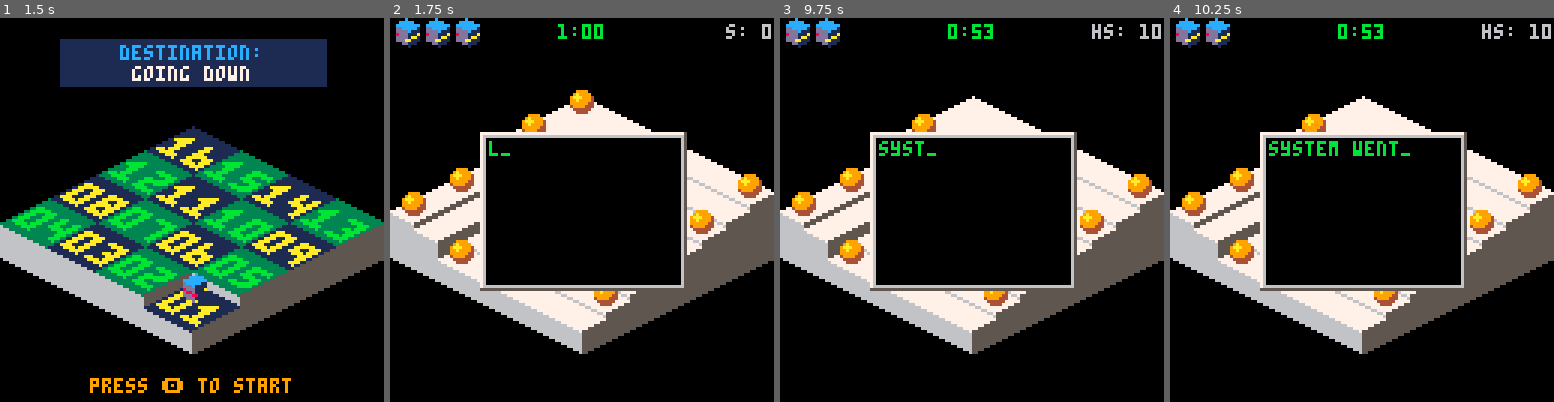
Above: before the commit, frames 1-4 (left to right).
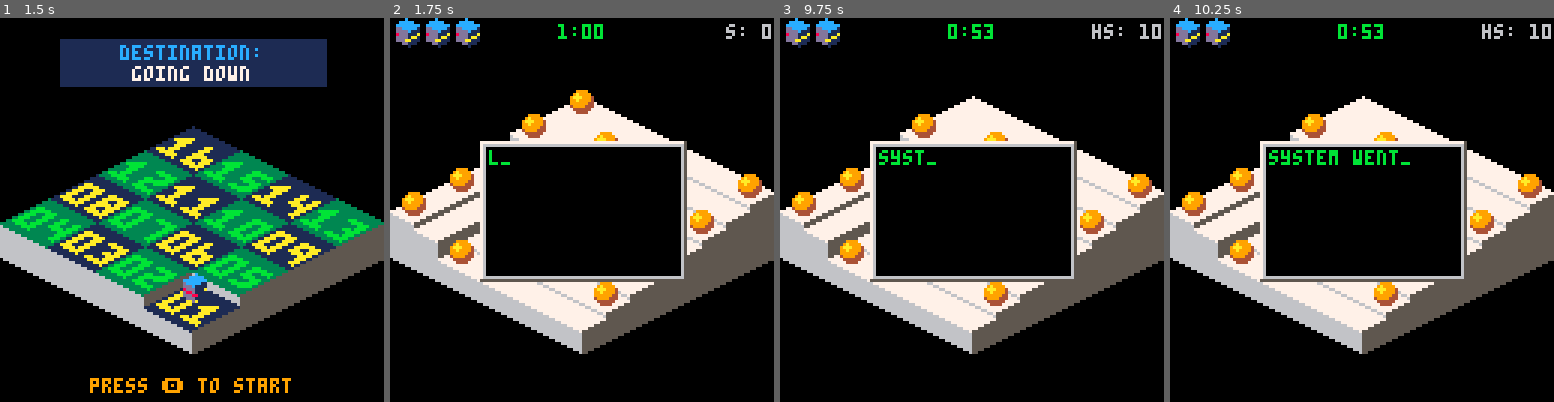
Above: after the commit, the same moments.

Repository: erwinbonsma/BumbleBotsPico8
Game: PICO-8 cartridge rolmops.p8
The game is run twice, just before and just after one commit, with the same random seed, the same clock (stepped at 60 frames per second) and the same inputs.
Inputs:
- Up to frame 1 (1.5 s): tap O (Z key) at 0.7 s
- Up to frame 2 (1.75 s): hold Right from 1.6 s (still down); tap O (Z key) at 1.7 s
- Up to frame 3 (9.75 s): release Right at 2.1 s; tap O (Z key) every 0.4 s from 2.1 to 9.7 s; hold Up 2.15-2.42 s; hold Right 2.47-3.03 s; hold Left 3.08-3.58 s; hold Down 3.63-3.97 s; hold Right 4.02-4.68 s; hold Up 4.73-5.03 s; hold Left 5.08-5.68 s; hold Down 5.73-6.03 s; hold Right 6.08-6.58 s; hold Right 6.63-7.13 s; hold Up 7.18-7.45 s; hold Right 7.5-8.07 s; hold Left 8.12-8.62 s; hold Down 8.67-9 s; hold Right 9.05-9.72 s
- Up to frame 4 (10.25 s): hold Up 9.77-10.07 s; tap O (Z key) at 10.1 s; hold Left from 10.12 s (still down)

Frame 1 is identical in both runs. In frame 2, 3.8% of the frame differs, in the area x 23-78%, y 29-72%; in frame 3, 4.0%; in frame 4, 4.4%.

Commit message:
Various improvements
Renamed level "IC Trouble" to "Enter the Machine". To do so, added auto-line wrapping to message box.
Moved level "Barsaman" one level later (swapping with "Gutter and Stage") as it is quite difficult.
Minor change to door of cottage tile.

Diff:
--- a/rolmops.p8
+++ b/rolmops.p8
@@ -29,11 +29,11 @@
   name="ride the waves",
   packed="map_def={0,0,8,8,1,120},objects={{2,2},{9,2},{2,9},{9,9}},movers={{4,7},{8,3}}"
  },{
+  name="gutter and stage",
+  packed="map_def={8,0,8,8,1,180},objects={{2,2},{9,2},{2,9},{4,4},{8,4},{4,8},{8,8}},movers={{5,9},{5,2},{5,3}}"
+ },{
   name="barsaman",
   packed="map_def={0,8,8,8,1.5,120},objects={{2,2},{6,2},{2,6}},movers={{9,9},{9,2},{2,9}}"
- },{
-  name="gutter and stage",
-  packed="map_def={8,0,8,8,1,180},objects={{2,2},{9,2},{2,9},{4,4},{8,4},{4,8},{8,8}},movers={{5,9},{5,2},{5,3}}"
  },{
   name="telerium",
   packed="map_def={8,8,8,8,1,120},objects={{5,2},{2,5},{7,5},{5,7},{9,5},{5,9},{2,2,1,6,5},{9,2,2,6,6},{2,9,3,5,5},{9,9,4,5,6}},movers={{7,7},{3,3}}"
@@ -59,7 +59,7 @@
   name="boxing day",
   packed="map_def={8,16,6,6,1,-120},objects={{3,2,6},{4,2,6},{7,4,6},{5,7,6},{3,7,6}},movers={{6,3},{2,2,2},{3,4,2},{4,4,2},{6,4,2},{2,7,2},{7,2,2},{7,7,2},{3,5,1},{3,6,1},{5,4,1},{4,7,1},{6,7,1}}"
  },{
-  name="ic trouble",
+  name="enter the machine",
   packed="map_def={16,16,8,8,1,-180},objects={{4,3},{8,4},{7,8},{3,7},{3,3,1,4,5},{8,3,5,6,4},{3,8,3,5,7},{8,8,4,7,6}},movers={{9,9},{2,2},{9,2},{6,2,2},{2,5,2},{9,6,2},{5,9,2}}",
  },{
   name="seasick",
@@ -366,9 +366,26 @@
  local msgs=_msgs
  local cursor_idx=0
  local x0=_x0 or 30
- local y0=_y0 or 38
+ local y0=_y0 or 41
  local x1=_x1 or 98
- local y1=_y1 or 90
+ local y1=_y1 or 87
+ local line_len=(x1-x0-4)/4
+
+ local wrap_pos=function(msg)
+  local p=#msg
+  if p>line_len then
+   --wrap line
+   p=line_len
+   --wrap at space if possible
+   while sub(msg,p,p)!=" " and p>0 do
+    p-=1
+   end
+   if p==0 then
+    p=line_len
+   end
+  end
+  return p
+ end
 
  me.append=function(
   new_msgs
@@ -391,8 +408,13 @@
    cursor_idx/2
   )+1
   for msg in all(msgs) do
-   if rem_chars>0 then
-    local l=min(#msg,rem_chars)
+   if msg=="" then
+    msg=" "
+   end
+   while rem_chars>0 and #msg>0 do
+    local l=min(
+     wrap_pos(msg),rem_chars
+    )
     print(
      sub(msg,1,l),x0+3,y,11
     )
@@ -400,11 +422,13 @@
     if rem_chars==0 then
      cursor_idx+=1
      if (
-      cursor_idx%2 and l<16
+      cursor_idx%2 and l<line_len
      ) then
       print("_",x0+3+l*4,y,11)
      end
      l=rem_chars
+    else
+     msg=sub(msg,l+1)
     end
     y+=6
    end
@@ -2938,8 +2962,8 @@
 000665fffffeeddddddddd11111111177775555555000000dddccca9cccc11115666666605555555885111886666666677777777644445668088808080808088
 000000fffffeeedddddddd11111117777555555550000000dddddccccc1111116666666655555555885111886666666677777777644445668080808080800088
 000000ffefffeedddd7ddd11111777755555555000000000dddddddc111111115666666605555555885111886666666677777777644445668080808080800888
-000000ffeeffeedddd677d11177775555555500000000000dddddddd111111116656666655555505776611886666666677777777644005668800088000808088
-0000000ffeffeedddd677777777555555550000000000000dddddddd111111115666566605550555777766886666666677777777600445668888888888888888
+000000ffeeffeedddd677d11177775555555500000000000dddddddd111111116656666655555505776611886666666677777777644995668800088000808088
+0000000ffeffeedddd677777777555555550000000000000dddddddd111111115666566605550555777766886666666677777777699445668888888888888888
 0000000fffffeedddd666777755555555000000000000000dddddddd111111116666665655055555777777886666666677777777644445668888888888888888
 00000000ffffee000d666665555555500000000000000000dddddddd111111115666666605555555777777776666666677777777644445668088080808088888
 00000000fffee00000666665555550000000000000000000dddddddd1111111166666666555555557777777766666666777777776444d5668080880808088888
